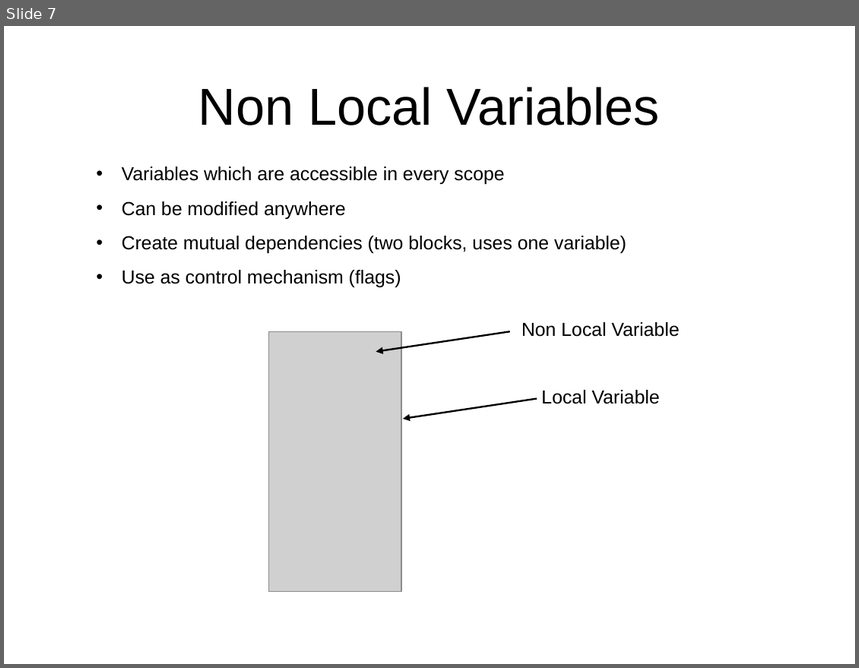
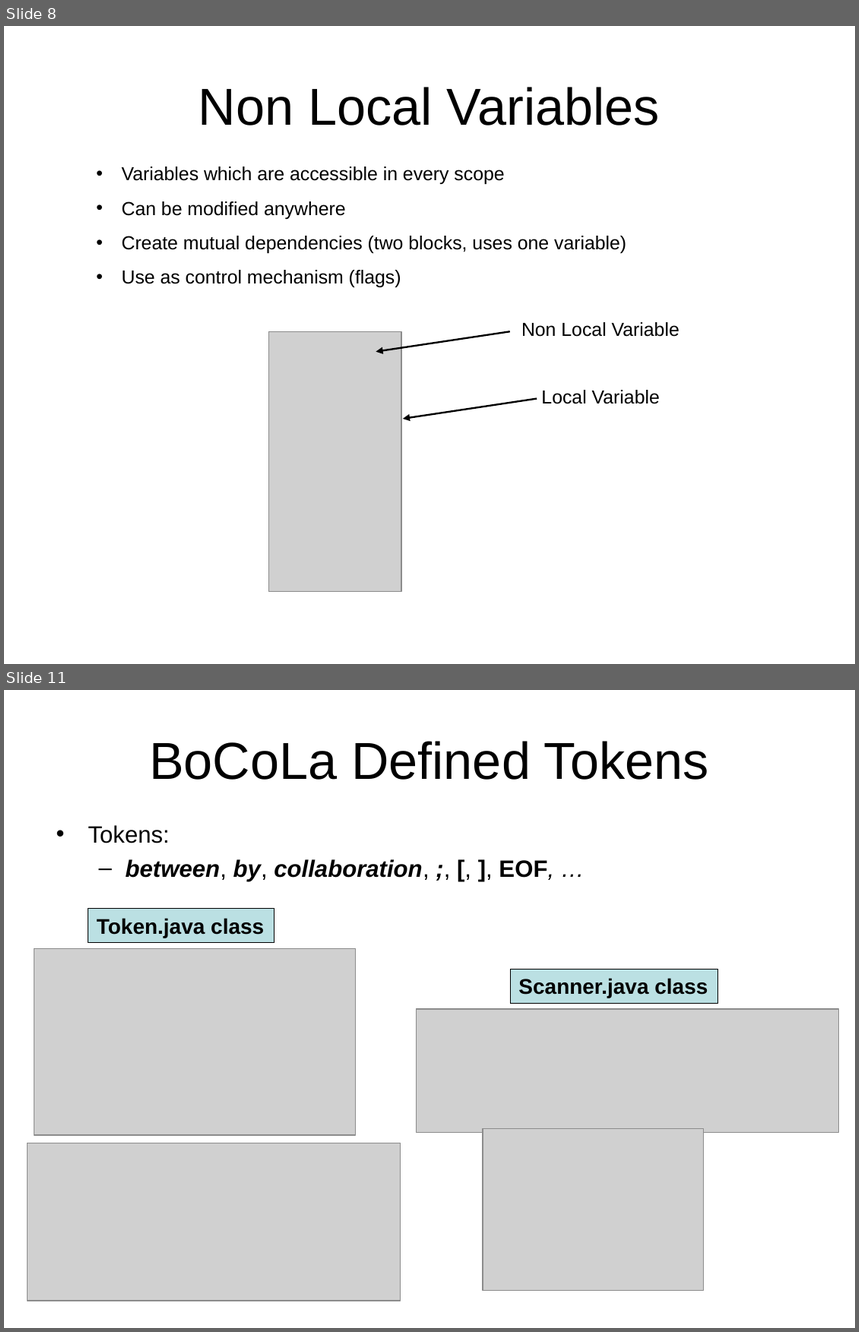
Before and after one commit to isurup/kalle-martin-group, a slide deck: SSE2/slides/2 Translation.ppt. Shown one above the other, each under a label of ours: slide 7 before the commit, slides 8 and 11 after it; the slides between them are not shown. The pictures are 859x668 and 859x1332 pixels, drawn with LibreOffice and Linux fonts; fonts in the diff are those of the drawing; grey boxes stand for pictures. Boxes give left, top, right and bottom in pixels: in the first picture for what was removed or moved away, otherwise in the second. Text is boxed around its words. In the diff, an @@ line names an element or a change of style, - is before the commit and + after.

```diff
--- a/SSE2/slides/2 Translation.ppt
+++ b/SSE2/slides/2 Translation.ppt
@@ slide 11 added at (x1=4, y1=690, x2=855, y2=1328), background #FFFFFF @@
@@ title added at (x1=149, y1=741, x2=709, y2=780), 44 pt, text #000000 @@
+BoCoLa Defined Tokens
@@ text added at (x1=88, y1=825, x2=554, y2=882), 20 pt, text #000000, bold, italic @@
+• Tokens:
+  – between, by, collaboration, ;, [, ], EOF, …
@@ rectangle added at (x1=88, y1=909, x2=275, y2=943), fill #BBE0E3, outline #000000 0.74 pt, 18 pt, text #000000, bold @@
+Token.java class
@@ picture added at (x1=34, y1=948, x2=356, y2=1135) @@
@@ rectangle added at (x1=510, y1=969, x2=718, y2=1003), fill #BBE0E3, outline #000000 0.74 pt, 18 pt, text #000000, bold @@
+Scanner.java class
@@ picture added at (x1=416, y1=1009, x2=839, y2=1132) @@
@@ picture added at (x1=27, y1=1143, x2=401, y2=1300) @@
@@ picture added at (x1=484, y1=1129, x2=704, y2=1292) @@
@@ what was slide 7 is now slide 8 @@
```
Also in this commit, not shown: 11 other slides added, 1 slide removed.
